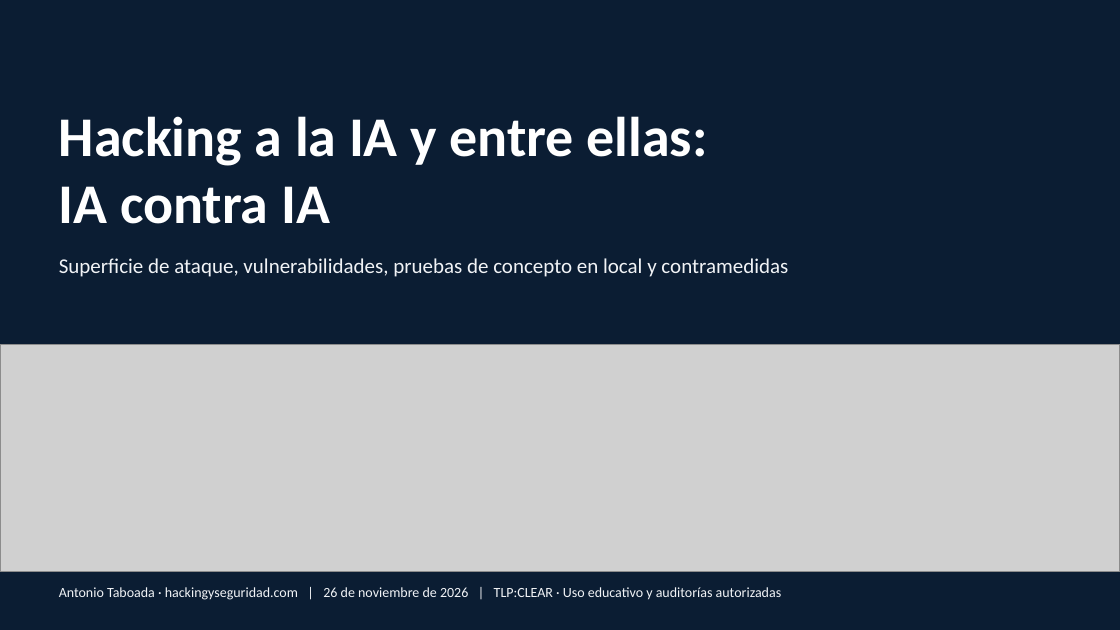
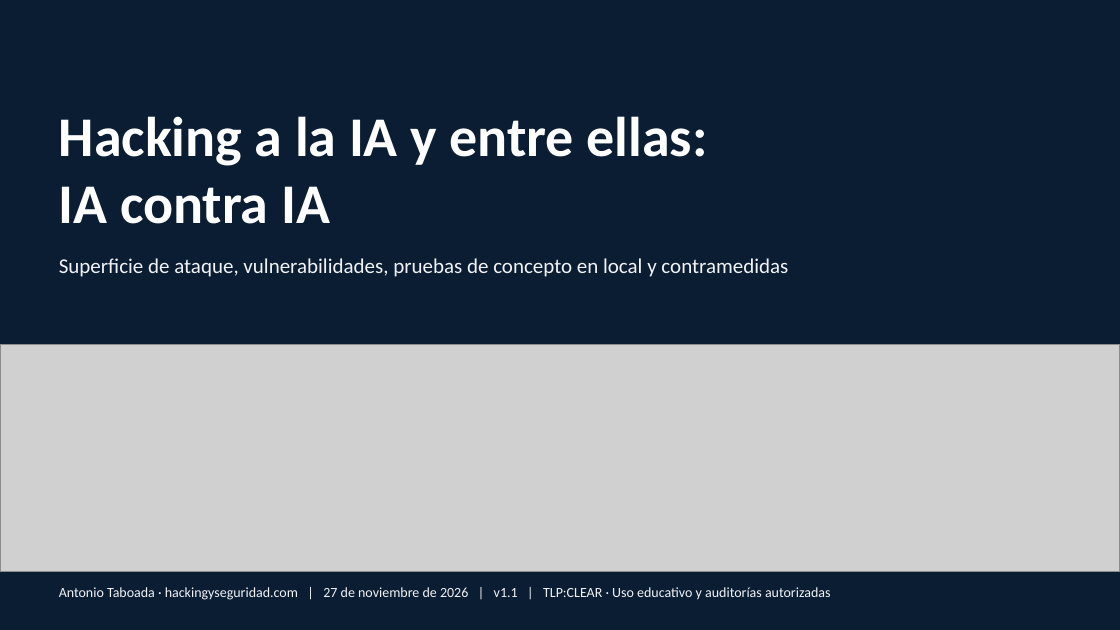
Before and after one commit to hackingyseguridad/hacking2ai, a slide deck: slide 1 of PPT_Hacking_IA_contra_IA.pptx. Drawn at 1120x630 pixels with LibreOffice and Linux fonts; fonts in the diff are those of the drawing; grey boxes stand for pictures. Boxes give left, top, right and bottom in pixels: in the first picture for what was removed or moved away, otherwise in the second. Text is boxed around its words. In the diff, an @@ line names an element or a change of style, - is before the commit and + after.

```diff
--- a/PPT_Hacking_IA_contra_IA.pptx
+++ b/PPT_Hacking_IA_contra_IA.pptx
@@ text at bbox=[59, 587, 831, 600]: text changed @@
-Antonio Taboada · hackingyseguridad.com | 26 de noviembre de 2026 | TLP:CLEAR · Uso educativo y auditorías autorizadas
+Antonio Taboada · hackingyseguridad.com | 27 de noviembre de 2026 | v1.1 | TLP:CLEAR · Uso educativo y auditorías autorizadas
```
Also in this commit, not shown: 4 other slides changed, 3 slides added, 1 other file.
